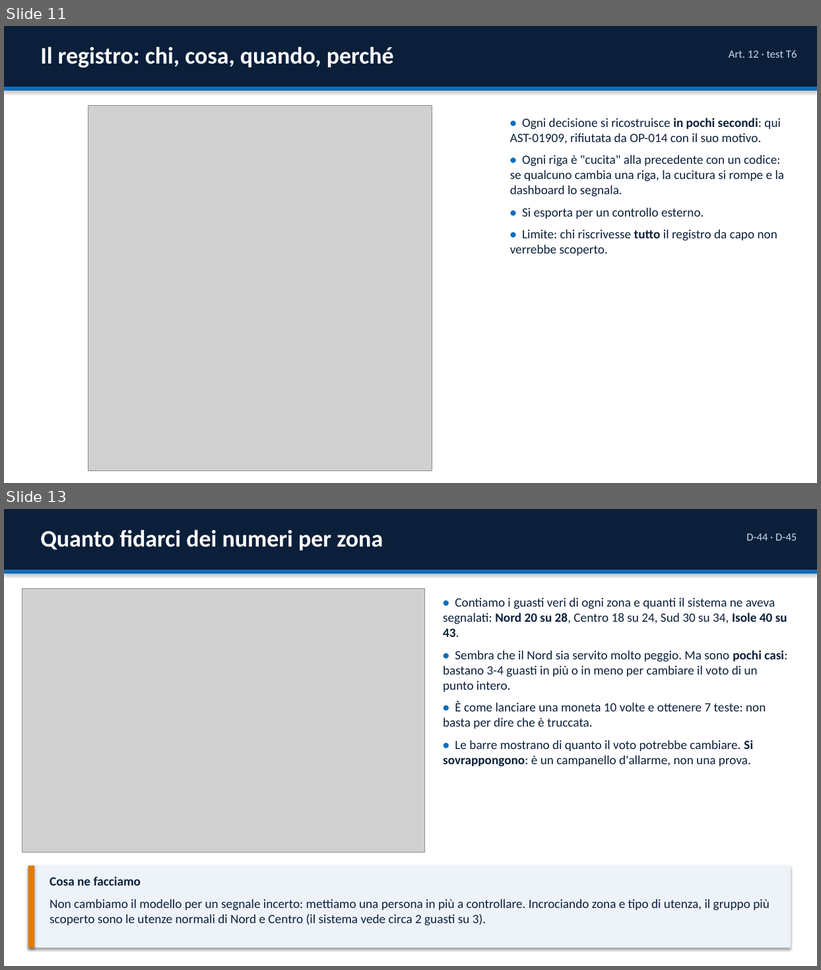
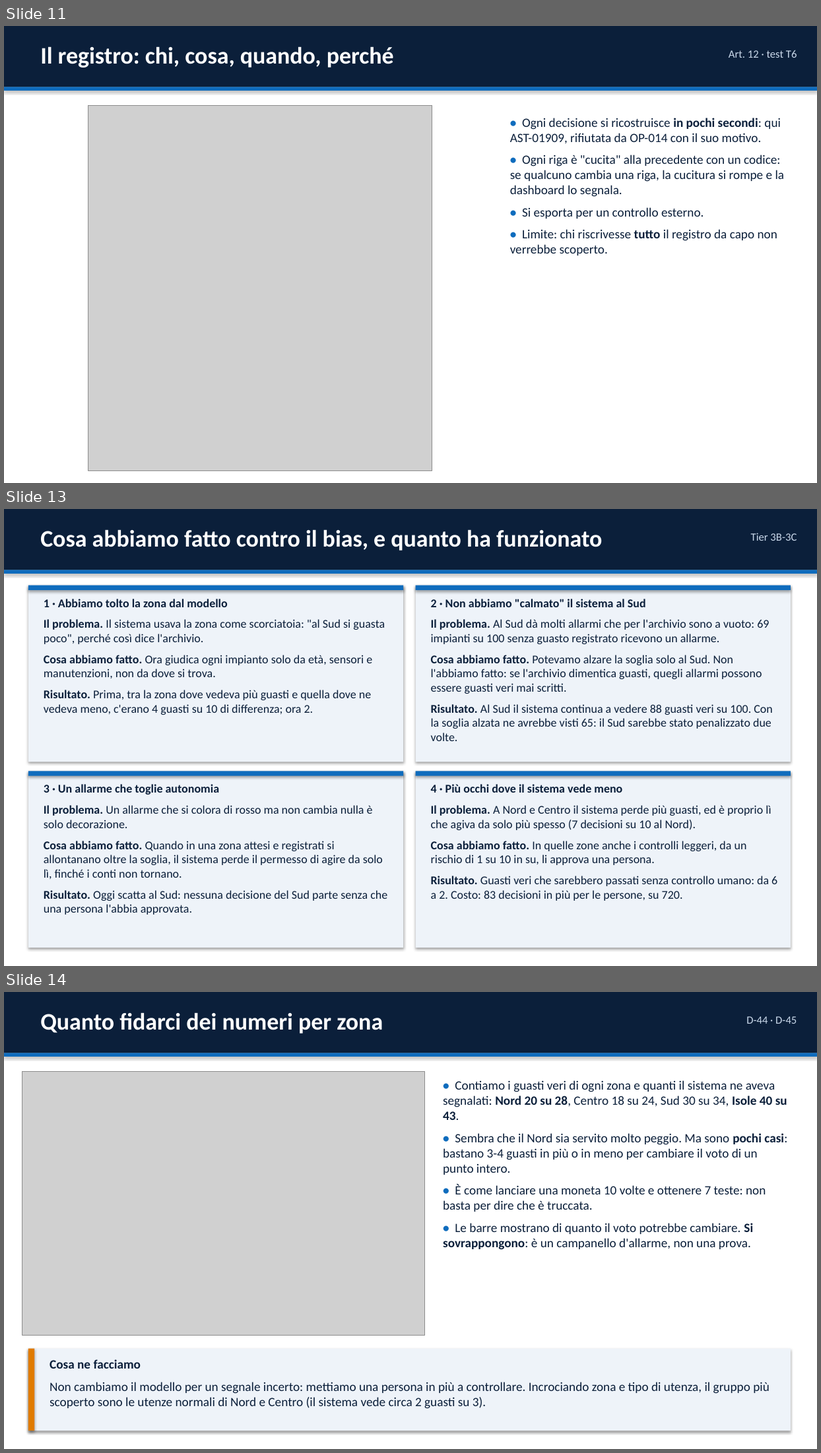
Before and after one commit to GuidoMerliniEnel/ai-act-hackaton, a slide deck: consegna/EnerGuard_Presentazione.pptx. Shown one above the other, each under a label of ours: slides 11 and 13 before the commit, slides 11, 13 and 14 after it; the slides between them are not shown. The pictures are 821x970 and 821x1453 pixels, drawn with LibreOffice and Linux fonts; fonts in the diff are those of the drawing; grey boxes stand for pictures. Boxes give left, top, right and bottom in pixels: in the first picture for what was removed or moved away, otherwise in the second. Text is boxed around its words. In the diff, an @@ line names an element or a change of style, - is before the commit and + after.

```diff
--- a/consegna/EnerGuard_Presentazione.pptx
+++ b/consegna/EnerGuard_Presentazione.pptx
@@ slide 13 added at box(4, 509, 817, 966), background #FFFFFF @@
@@ rectangle added at box(4, 509, 817, 570), fill #0B1F3A @@
@@ text added at box(40, 529, 602, 551), 28 pt, text #FFFFFF, bold @@
+Cosa abbiamo fatto contro il bias, e quanto ha funzionato
@@ text added at box(751, 533, 797, 541), 13 pt, text #C9D8EA @@
+Tier 3B-3C
@@ rectangle added at box(4, 570, 817, 574), fill #0F6CBD @@
@@ rectangle added at box(28, 586, 403, 762), fill #EEF3F9 @@
@@ rectangle added at box(28, 586, 403, 590), fill #0F6CBD @@
@@ rectangle added at box(416, 586, 791, 762), fill #EEF3F9 @@
@@ rectangle added at box(416, 586, 791, 590), fill #0F6CBD @@
@@ text added at box(44, 599, 385, 715), 14 pt, text #0B1F3A @@
+1 · Abbiamo tolto la zona dal modello
+Il problema. Il sistema usava la zona come scorciatoia: "al Sud si guasta poco", perché così dice l'archivio.
+Cosa abbiamo fatto. Ora giudica ogni impianto solo da età, sensori e manutenzioni, non da dove si trova.
+Risultato. Prima, tra la zona dove vedeva più guasti e quella dove ne vedeva meno, c'erano 4 guasti su 10 di differenza; ora 2.
@@ text added at box(431, 599, 773, 741), 14 pt, text #0B1F3A @@
+2 · Non abbiamo "calmato" il sistema al Sud
+Il problema. Al Sud dà molti allarmi che per l'archivio sono a vuoto: 69 impianti su 100 senza guasto registrato ricevono un allarme.
+Cosa abbiamo fatto. Potevamo alzare la soglia solo al Sud. Non l'abbiamo fatto: se l'archivio dimentica guasti, quegli allarmi possono essere guasti veri mai scritti.
+Risultato. Al Sud il sistema continua a vedere 88 guasti veri su 100. Con la soglia alzata ne avrebbe visti 65: il Sud sarebbe stato penalizzato due volte.
@@ rectangle added at box(28, 771, 403, 948), fill #EEF3F9 @@
@@ rectangle added at box(28, 771, 403, 776), fill #0F6CBD @@
@@ text added at box(44, 784, 387, 915), 14 pt, text #0B1F3A @@
+3 · Un allarme che toglie autonomia
+Il problema. Un allarme che si colora di rosso ma non cambia nulla è solo decorazione.
+Cosa abbiamo fatto. Quando in una zona attesi e registrati si allontanano oltre la soglia, il sistema perde il permesso di agire da solo lì, finché i conti non tornano.
+Risultato. Oggi scatta al Sud: nessuna decisione del Sud parte senza che una persona l'abbia approvata.
@@ rectangle added at box(416, 771, 791, 948), fill #EEF3F9 @@
@@ rectangle added at box(416, 771, 791, 776), fill #0F6CBD @@
@@ text added at box(431, 784, 778, 901), 14 pt, text #0B1F3A @@
+4 · Più occhi dove il sistema vede meno
+Il problema. A Nord e Centro il sistema perde più guasti, ed è proprio lì che agiva da solo più spesso (7 decisioni su 10 al Nord).
+Cosa abbiamo fatto. In quelle zone anche i controlli leggeri, da un rischio di 1 su 10 in su, li approva una persona.
+Risultato. Guasti veri che sarebbero passati senza controllo umano: da 6 a 2. Costo: 83 decisioni in più per le persone, su 720.
@@ what was slide 13 is now slide 14 @@
```
Also in this commit, not shown: 1 other slide added, 1 slide removed, 3 other files.
